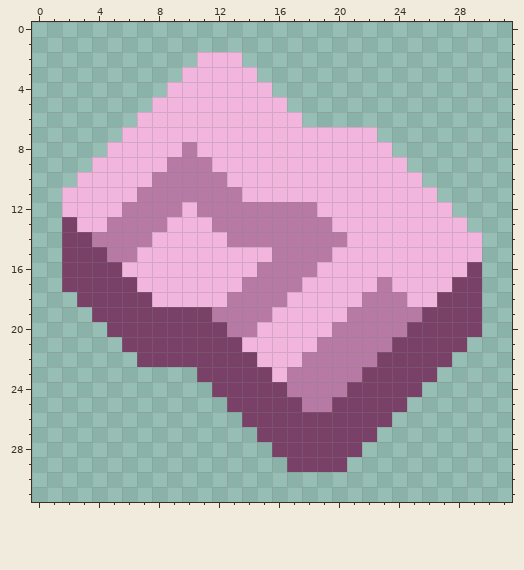
Pixel-art sprite, stored at sprites/items/manganese.png. The picture above is the old version.
The file is 32x32 pixels.
The result:
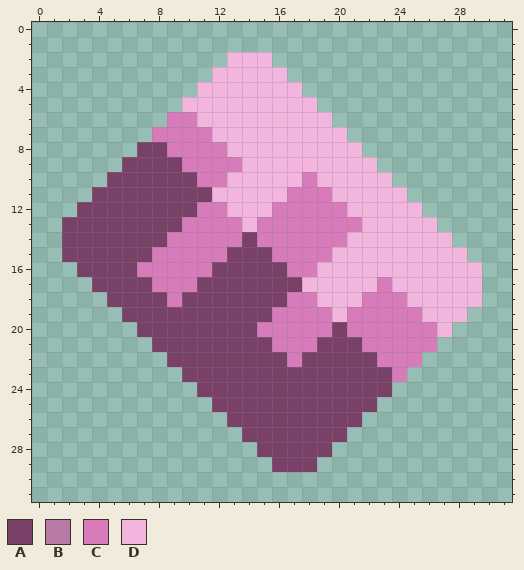
Palette (. is transparent): A #7a4168  B #b77aa4  C #d77bba  D #f1b5de
The edit:
Changed rows in their new state; - is an unchanged pixel.
first column x 2:
 2 ---------..-DD--------------
 3 --------..---DD-------------
 4 -------..-----DD------------
 5 ------..-------DD-----------
 6 -----..CC-------DD----------
 7 ----..CCCC---------..-------
 8 ---..AACCCC---------..------
 9 --..AAAACCCC---------..-----
10 -..AAAAAACC-----C-----..----
11 ..AAAAAAAADD---CCC-----..---
12 .AAAAAAAACCDDDCCCCC-----..--
13 -AAAAAAACCCCDCCCCCCC-----..-
14 --AAAAACCCCCACCCCCC-------..
15 ---AAACCCCCAAACCCC---------.
16 .---ACCCCCAAAAACC----------D
17 ..---ACCCAAAAAAA-----C----DD
18 -..---ACAAAAAAACC---CCC--DDD
19 --..------AAAACCCC-CCCCCDDD.
20 ---..------AACCCCCACCCCCCD..
21 ----..------AACCCAAACCCCC..-
22 -----..------AACAAAAACCC..--
23 --------A-----AAAAAA--C..---
24 ---------A-----AAAA---..----
25 ----------A-----AA---..-----
26 -----------A--------..------
27 ------------A------..-------
28 -------------A----..--------
29 --------------A--..---------
Where, in picture pixels (left, top, right, bottom), the same in both pictures:
changed: (62, 52, 482, 472)
